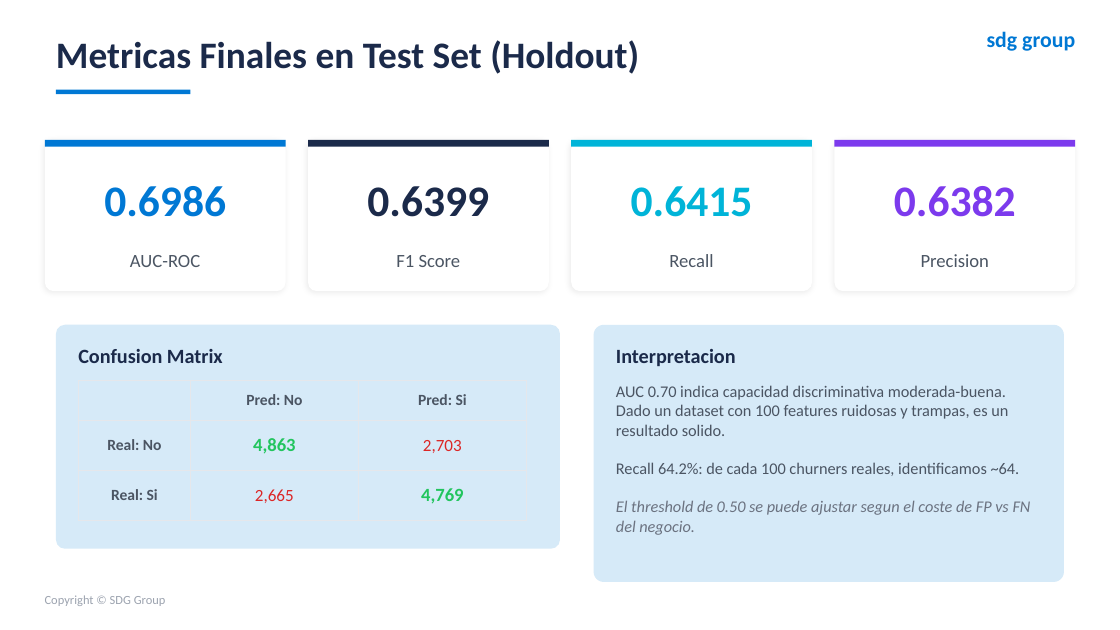
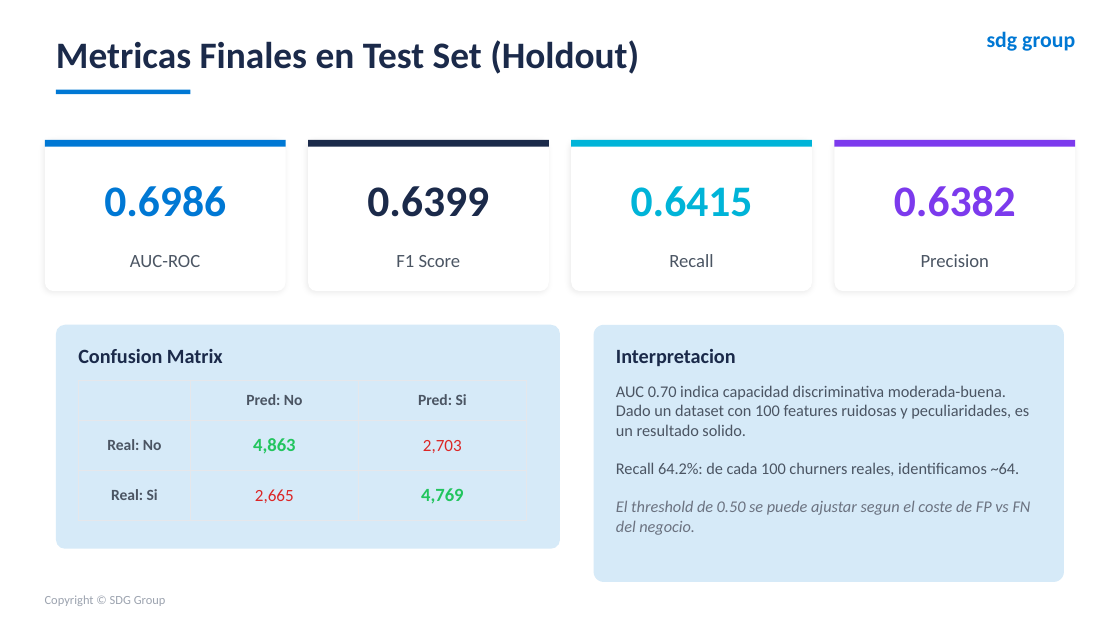
Before and after one commit to TomasUrban0/AI_Test_SDG, a slide deck: slide 13 of Presentacion_Churn_SDG.pptx. Drawn at 1120x630 pixels with LibreOffice and Linux fonts; fonts in the diff are those of the drawing. Boxes give left, top, right and bottom in pixels: in the first picture for what was removed or moved away, otherwise in the second. Text is boxed around its words. In the diff, an @@ line names an element or a change of style, - is before the commit and + after.

```diff
--- a/Presentacion_Churn_SDG.pptx
+++ b/Presentacion_Churn_SDG.pptx
@@ text at (x1=616, y1=385, x2=1029, y2=436): text changed @@
-AUC 0.70 indica capacidad discriminativa moderada-buena. Dado un dataset con 100 features ruidosas y trampas, es un resultado solido.
+AUC 0.70 indica capacidad discriminativa moderada-buena. Dado un dataset con 100 features ruidosas y peculiaridades, es un resultado solido.
```
Also in this commit, not shown: 10 other slides changed, 9 other files.
